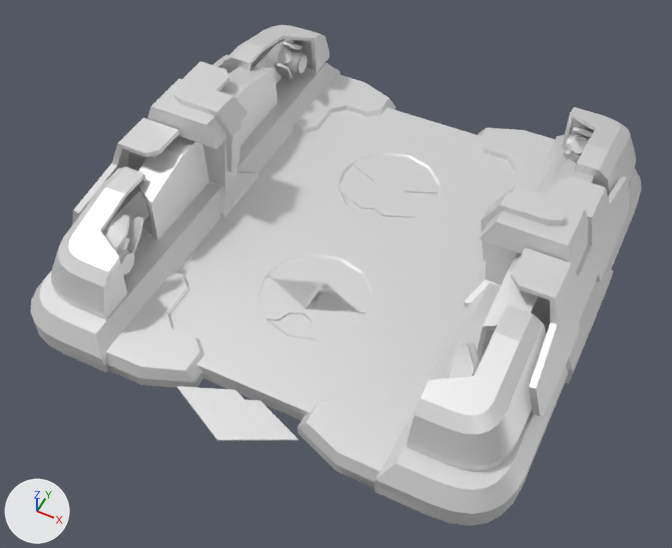
The glTF model glb/leghp.glb: old version first, new version second.
Rendered twice from a 50 mm camera at (53.3, -114.5, 133.1) aimed at (1.7, -11.3, 4.1). Arrows for +X, +Y and +Z are at lower left; the lights stay in place. The picture after the commit comes second. Both versions are drawn at frame 0 of the action 'ActivateClose'; the numbers are the values there.

Names of what the first picture shows: 'base', 'cov1_big', 'cov1_small', 'cov2_big', 'cov2_small', 'cov3_big', 'cov3_small', 'cov4_big', 'cov4_small', 'cover_big1', 'cover_big2', 'cover_small1', 'cover_small2', 'fan1', 'fan2' and 7 more.
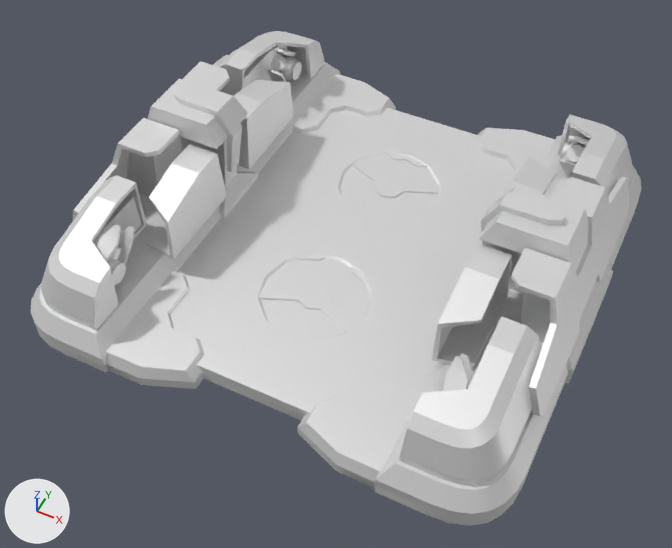
Boxes [x1, y1, x2, y2] around the edits, measured in the pictures (672 x 548 px):
'cov3_big', moved: before [406, 305, 546, 472]; after [399, 316, 542, 486]
'cov4_big', moved: before [51, 167, 150, 320]; after [41, 175, 147, 330]
'cov4_small', moved: before [137, 136, 209, 241]; after [146, 144, 226, 259]
'cov3_small', moved: before [477, 252, 538, 362]; after [432, 243, 512, 369]
'cov2_small', moved: before [220, 67, 278, 146]; after [234, 80, 293, 170]
'cover_small2', moved: before [177, 386, 299, 441]; after [268, 321, 315, 340]
'cov2_big', moved: before [222, 25, 330, 84]; after [218, 31, 324, 96]
'cov1_big', moved: before [562, 107, 636, 196]; after [558, 115, 633, 196]
'cover_big2', moved: before [258, 279, 364, 340]; after [296, 254, 368, 285]
'cover_big1', moved: before [268, 254, 372, 313]; after [341, 194, 410, 222]
'cover_small1', moved: before [339, 182, 425, 218]; after [387, 153, 428, 167]
'cyl4', moved: before [105, 215, 144, 258]; after [95, 225, 135, 270]
'cov1_small', moved: before [546, 158, 594, 197]; after [507, 156, 556, 195]
'cyl3', moved: before [450, 341, 479, 378]; after [443, 353, 473, 391]
'cyl2', moved: before [274, 42, 303, 79]; after [268, 48, 297, 82]
'cyl1', moved: before [564, 127, 593, 164]; after [560, 135, 589, 175]
'buildlight4', moved: before [120, 252, 135, 275]; after [111, 262, 126, 285]
'buildlight2', moved: before [296, 55, 308, 74]; after [290, 61, 302, 80]
'buildlight1', moved: before [563, 134, 574, 154]; after [559, 142, 570, 162]
'fan2', unchanged, uncovered by the edit: before [267, 257, 365, 340]; after [261, 258, 370, 340]

The change in detail:
Object 'cov1_big' (ob_cov1_big) moves from (-0.634, 4.5, -11.17) to (-0.634, 1.81, -11.17).
Object 'cov1_small' (ob_cov1_small) moves from (3.0, -9.0, -11.17) to (-3.634, -11.69, -11.17).
Object 'cov2_big' (ob_cov2_big) moves from (-0.634, 4.5, -11.17) to (-0.634, 1.81, -11.17).
Object 'cov2_small' (ob_cov2_small) moves from (-3.0, -9.0, -11.17) to (2.366, -11.69, -11.17).
Object 'cov3_big' (ob_cov3_big) moves from (-0.634, -4.5, -11.17) to (-0.634, -7.19, -11.17).
Object 'cov3_small' (ob_cov3_small) moves from (3.0, 9.0, -11.17) to (-3.634, 6.31, -11.17).
Object 'cov4_big' (ob_cov4_big) moves from (-0.634, -4.5, -11.17) to (-0.634, -7.19, -11.17).
Object 'cov4_small' (ob_cov4_small) moves from (-3.0, 9.0, -11.17) to (2.366, 6.31, -11.17).
Object 'cover_big1' (ob_cover_big1) moves from (0.0, -8.5, -10.83) to (0.0, 7.941, -10.83).
Object 'cover_big2' (ob_cover_big2) moves from (0.0, 8.5, -10.83) to (0.0, 24.94, -10.83).
Object 'cover_small1' (ob_cover_small1) moves from (0.0, 6.0, -10.83) to (0.0, 22.44, -10.83).
Object 'cover_small2' (ob_cover_small2) moves from (0.0, -6.0, -10.83) to (0.0, 10.44, -10.83).
